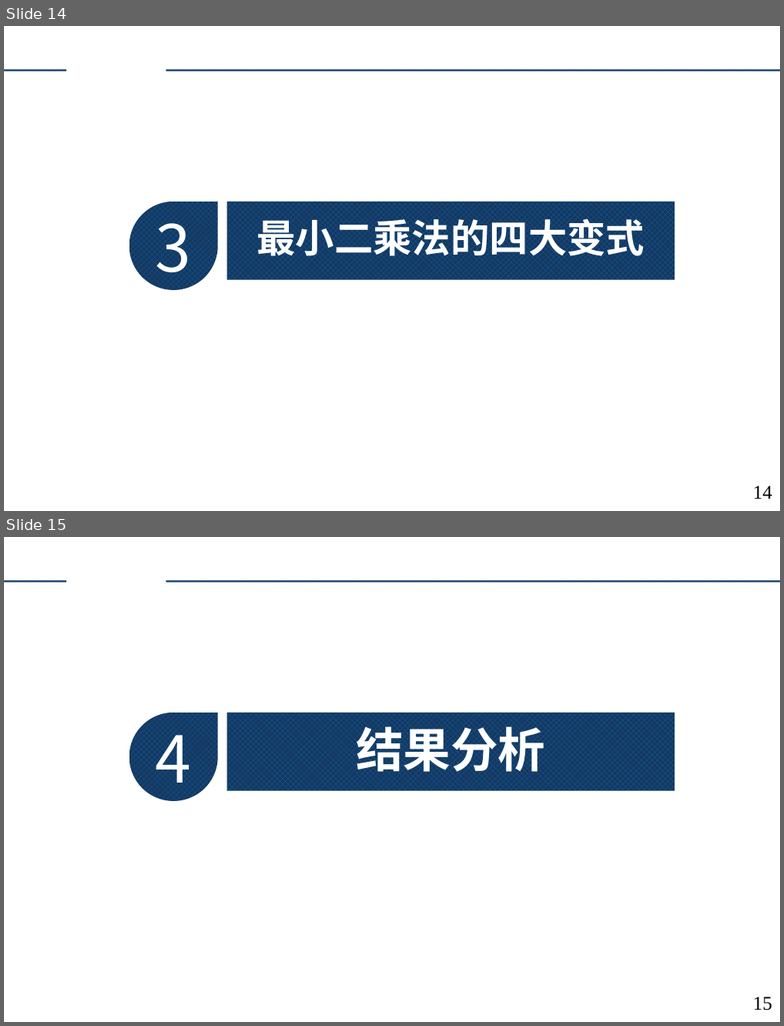
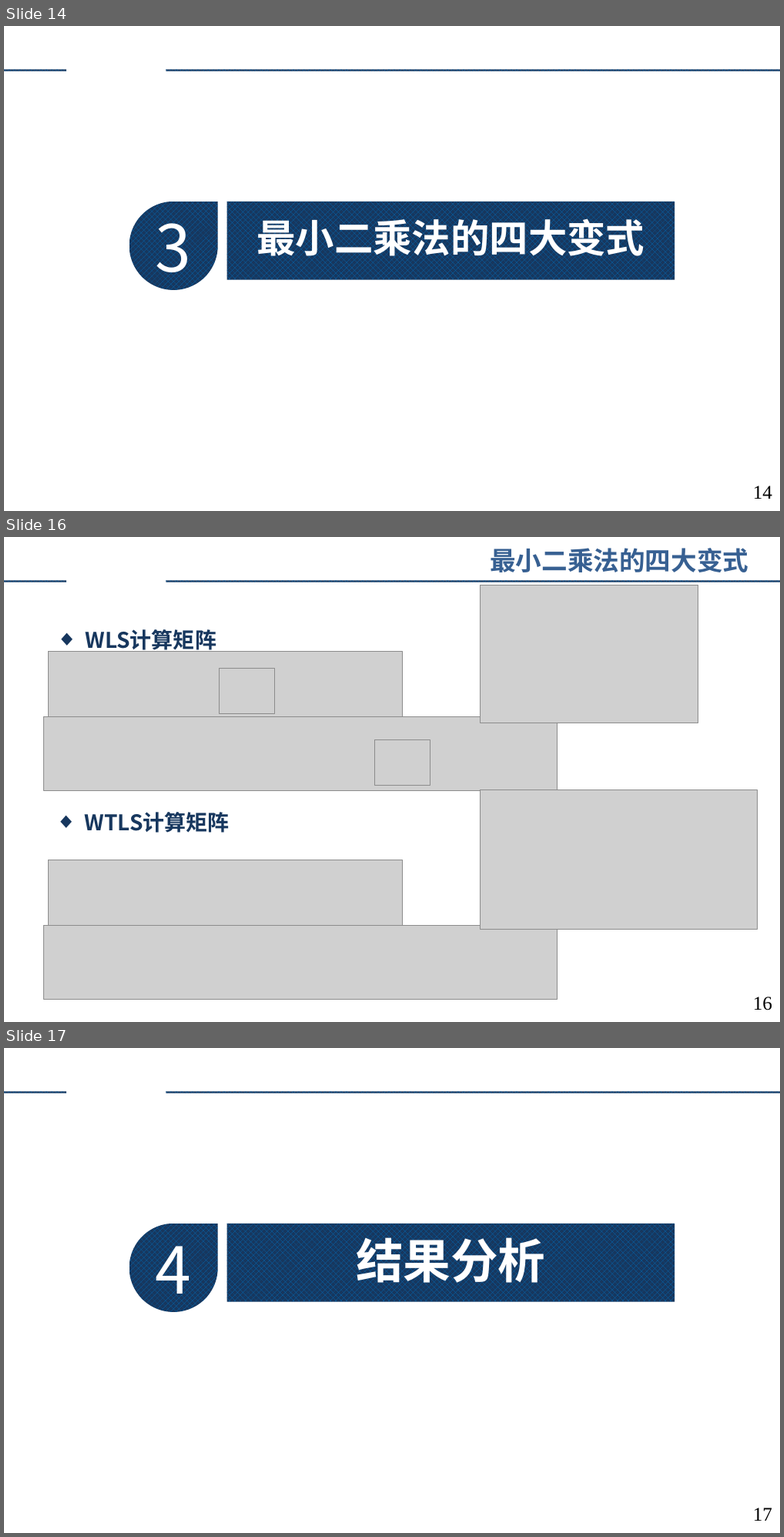
Before and after one commit to augusto-13/ErrorTheory_discussion_ppt, a slide deck: 2023-4-9.pptx. Shown one above the other, each under a label of ours: slides 14 and 15 before the commit, slides 14, 16 and 17 after it; the slides between them are not shown. The pictures are 784x1026 and 784x1537 pixels, drawn with LibreOffice and Linux fonts; fonts in the diff are those of the drawing; grey boxes stand for pictures; background and template pictures are left out. Boxes give left, top, right and bottom in pixels: in the first picture for what was removed or moved away, otherwise in the second. Text is boxed around its words. In the diff, an @@ line names an element or a change of style, - is before the commit and + after.

```diff
--- a/2023-4-9.pptx
+++ b/2023-4-9.pptx
@@ slide 16 added at (x1=4, y1=537, x2=780, y2=1022), background #FFFFFF; not listed: 2 template elements that a slide beside it also shows @@
@@ text added at (x1=490, y1=548, x2=749, y2=572), 24 pt, text #376092, bold @@
+最小二乘法的四大变式
@@ picture added at (x1=481, y1=585, x2=699, y2=723) @@
@@ text added at (x1=85, y1=629, x2=217, y2=652), 20 pt, text #17375E, bold @@
+◆ WLS计算矩阵
@@ group added at (x1=43, y1=651, x2=557, y2=791): 4 pictures, 1 rectangle @@
@@ picture added at (x1=481, y1=790, x2=757, y2=930) @@
@@ text added at (x1=85, y1=812, x2=230, y2=833), 20 pt, text #17375E, bold @@
+◆ WTLS计算矩阵
@@ picture added at (x1=48, y1=860, x2=402, y2=925) @@
@@ picture added at (x1=43, y1=926, x2=557, y2=1000) @@
@@ page number added at (x1=753, y1=997, x2=772, y2=1011), 18 pt, text #000000 @@
+16
@@ what was slide 15 is now slide 17 @@
@@ page number at (x1=753, y1=1508, x2=772, y2=1521): text changed @@
-15
+17
```
Also in this commit, not shown: 3 slides changed, 5 other slides added, 4 slides removed.
